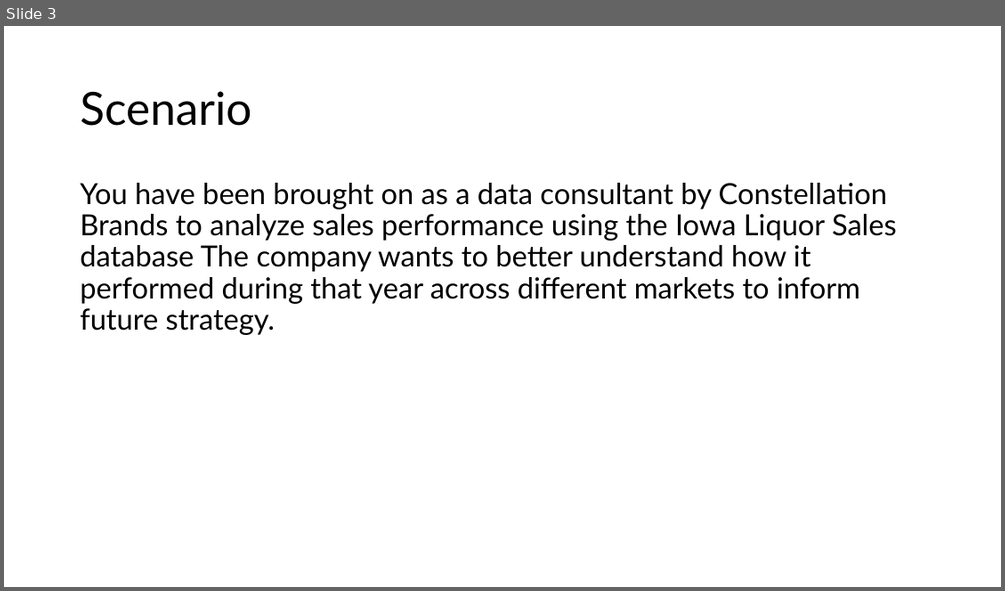
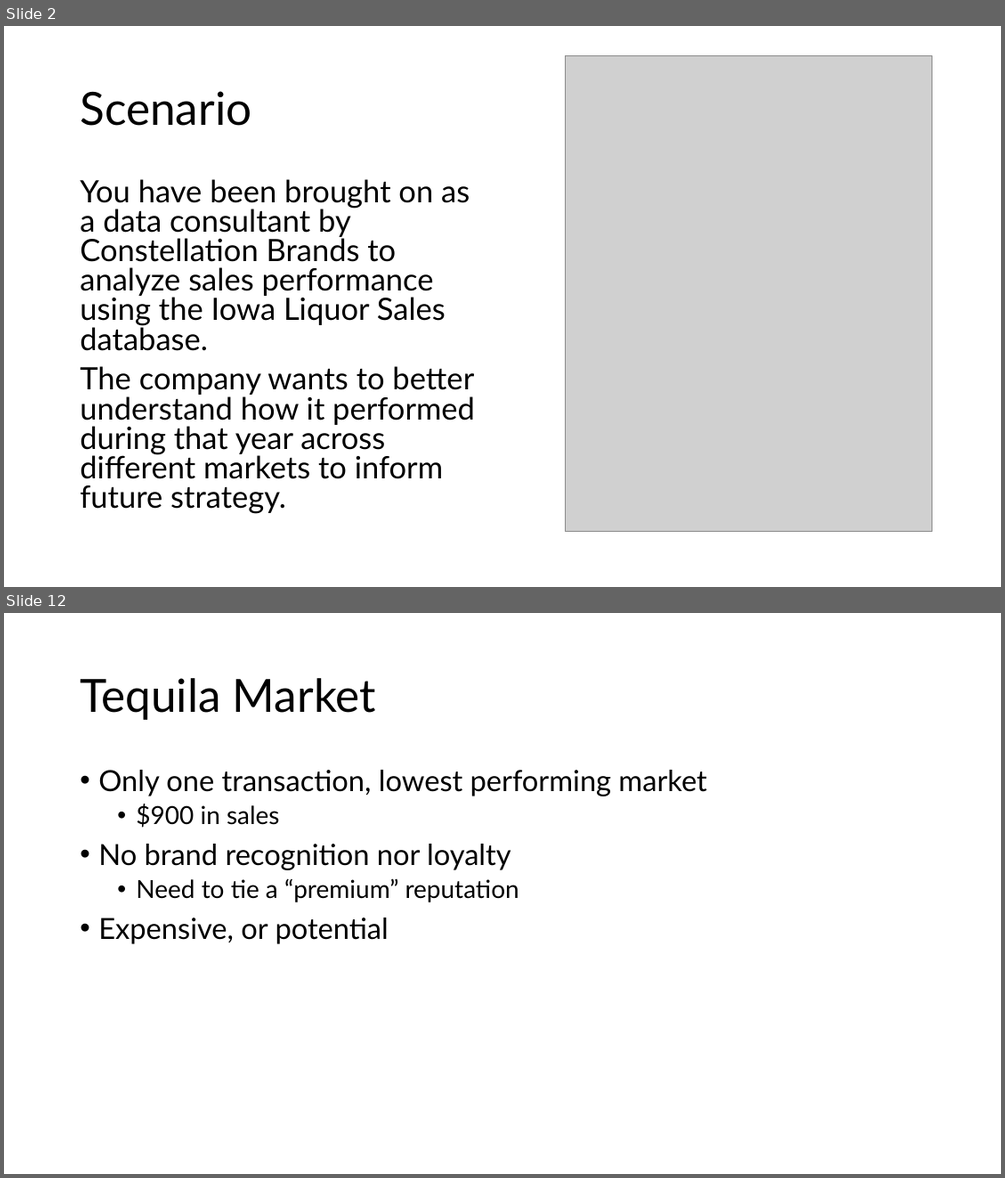
Before and after one commit to ltpham123/data-analytics, a slide deck: week-04/Pham_liquor_sales_presentation.pptx. Shown one above the other, each under a label of ours: slide 3 before the commit, slides 2 and 12 after it; the slides between them are not shown. The pictures are 1005x591 and 1005x1178 pixels, drawn with LibreOffice and Linux fonts; fonts in the diff are those of the drawing; grey boxes stand for pictures; background and template pictures are left out. Boxes give left, top, right and bottom in pixels: in the first picture for what was removed or moved away, otherwise in the second. Text is boxed around its words. In the diff, an @@ line names an element or a change of style, - is before the commit and + after.

```diff
--- a/week-04/Pham_liquor_sales_presentation.pptx
+++ b/week-04/Pham_liquor_sales_presentation.pptx
@@ slide 12 added at [4, 613, 1001, 1174], background picture (left out) @@
@@ title added at [80, 678, 376, 720], 44 pt, text #000000 @@
+Tequila Market
@@ text added at [98, 770, 706, 944], 28 pt, text #000000 @@
+• Only one transaction, lowest performing market
+  • $900 in sales
+• No brand recognition nor loyalty
+  • Need to tie a “premium” reputation
+• Expensive, or potential
@@ what was slide 3 is now slide 2 @@
@@ slide 2 changed as well @@
@@ picture added at [566, 56, 933, 532] @@
@@ text at [80, 179, 475, 513]: text changed; size 28 to 29.6 pt @@
-You have been brought on as a data consultant by Constellation Brands to analyze sales performance using the Iowa Liquor Sales database The company wants to better understand how it performed during that year across different markets to inform future strategy.
+You have been brought on as a data consultant by Constellation Brands to analyze sales performance using the Iowa Liquor Sales database.
+The company wants to better understand how it performed during that year across different markets to inform future strategy.
```
Also in this commit, not shown: 2 other slides changed, 13 other slides added, 10 slides removed.
